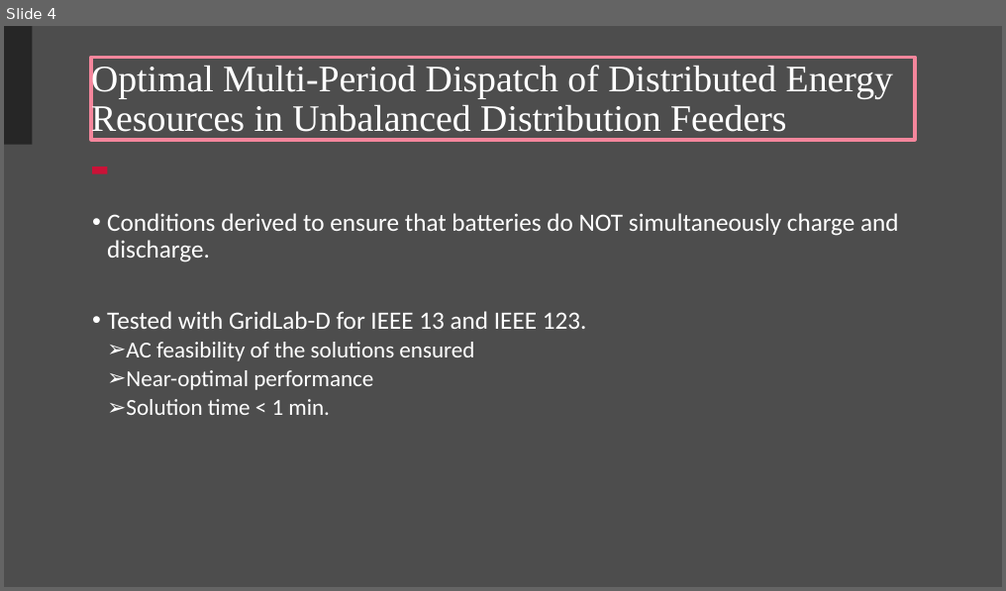
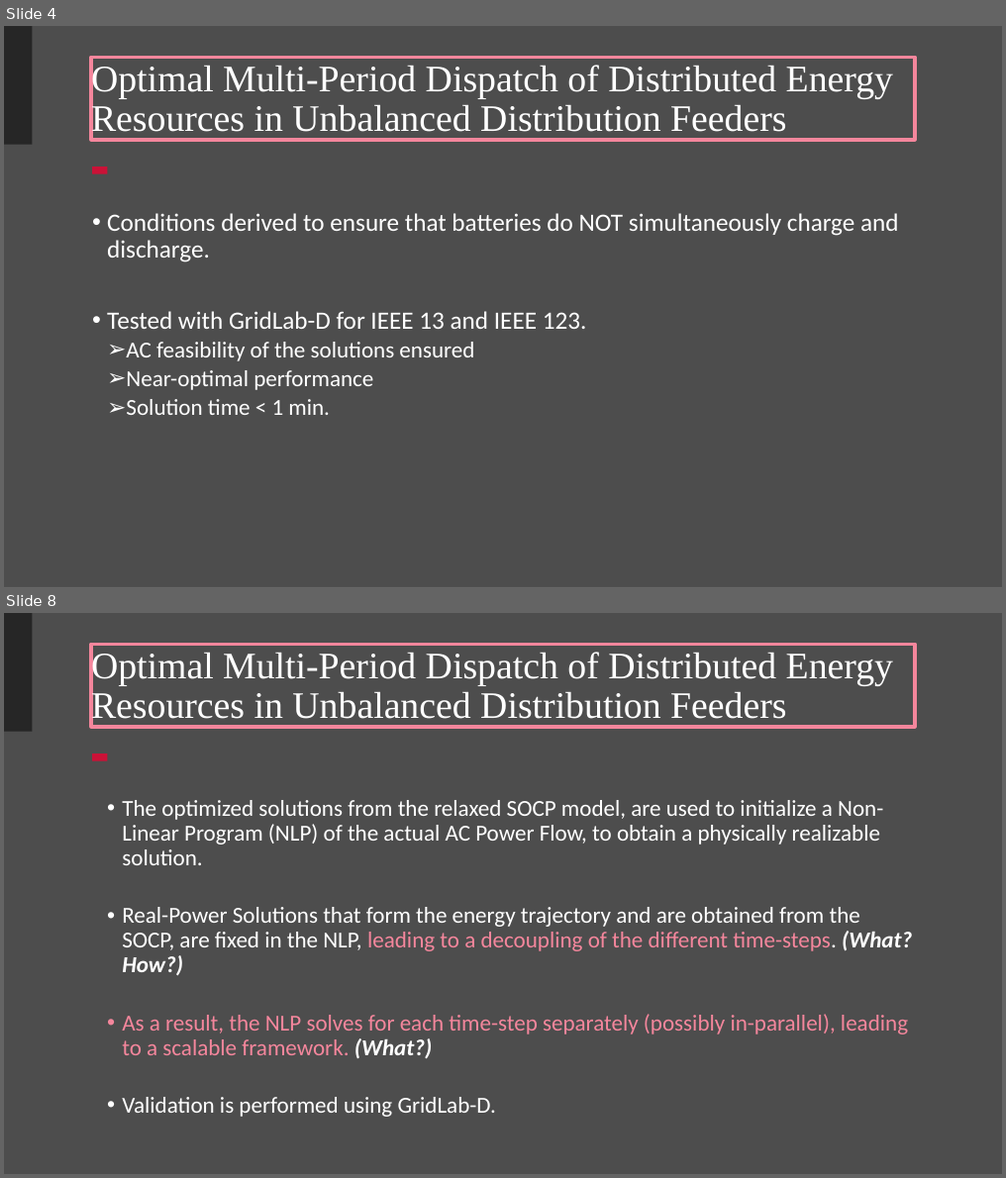
Before and after one commit to Realife-Brahmin/OriginalDocsHub, a slide deck: research_showcase/multiPeriodOptimization_aryan_ritwajeet_jha.pptx. Shown one above the other, each under a label of ours: slide 4 before the commit, slides 4 and 8 after it; the slides between them are not shown. The pictures are 1006x591 and 1006x1178 pixels, drawn with LibreOffice and Linux fonts; fonts in the diff are those of the drawing; background and template pictures are left out. Boxes give left, top, right and bottom in pixels: in the first picture for what was removed or moved away, otherwise in the second. Text is boxed around its words. In the diff, an @@ line names an element or a change of style, - is before the commit and + after.

```diff
--- a/research_showcase/multiPeriodOptimization_aryan_ritwajeet_jha.pptx
+++ b/research_showcase/multiPeriodOptimization_aryan_ritwajeet_jha.pptx
@@ slide 8 added at (x1=4, y1=613, x2=1002, y2=1174), background #4D4D4D; not listed: 2 template elements that a slide beside it also shows @@
@@ title added at (x1=91, y1=644, x2=915, y2=727), outline #F4869C 3 pt, 36 pt, text #FFFFFF @@
+Optimal Multi-Period Dispatch of Distributed Energy Resources in Unbalanced Distribution Feeders
@@ text added at (x1=122, y1=800, x2=912, y2=1117), 22 pt, text #FFFFFF @@
+  • The optimized solutions from the relaxed SOCP model, are used to initialize a Non-Linear Program (NLP) of the actual AC Power Flow, to obtain a physically realizable solution.
+  • Real-Power Solutions that form the energy trajectory and are obtained from the SOCP, are fixed in the NLP, leading to a decoupling of the different time-steps. (What? How?)
+  • As a result, the NLP solves for each time-step separately (possibly in-parallel), leading to a scalable framework. (What?)
+  • Validation is performed using GridLab-D.
```
Also in this commit, not shown: 3 other slides added.
